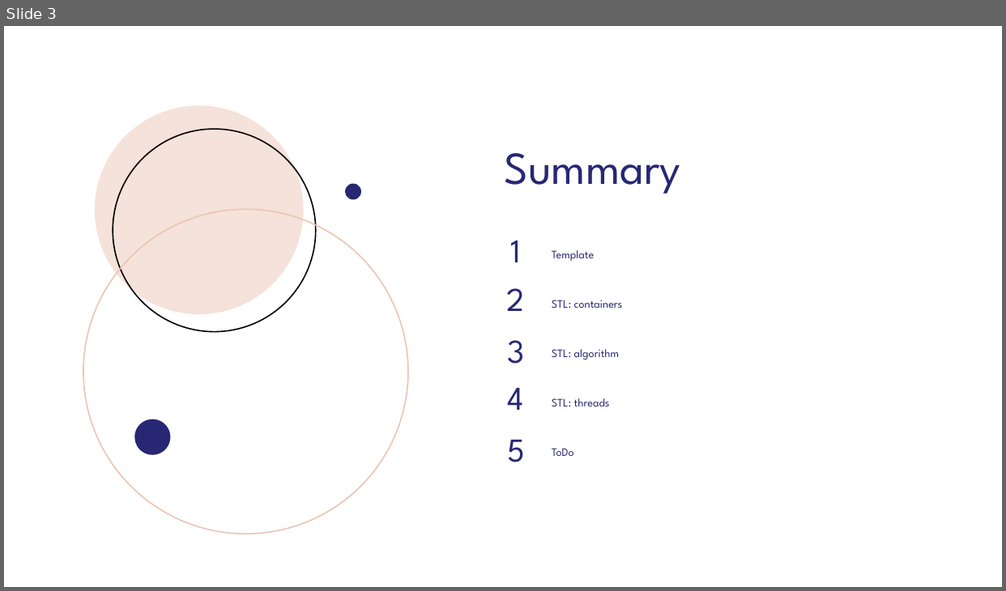
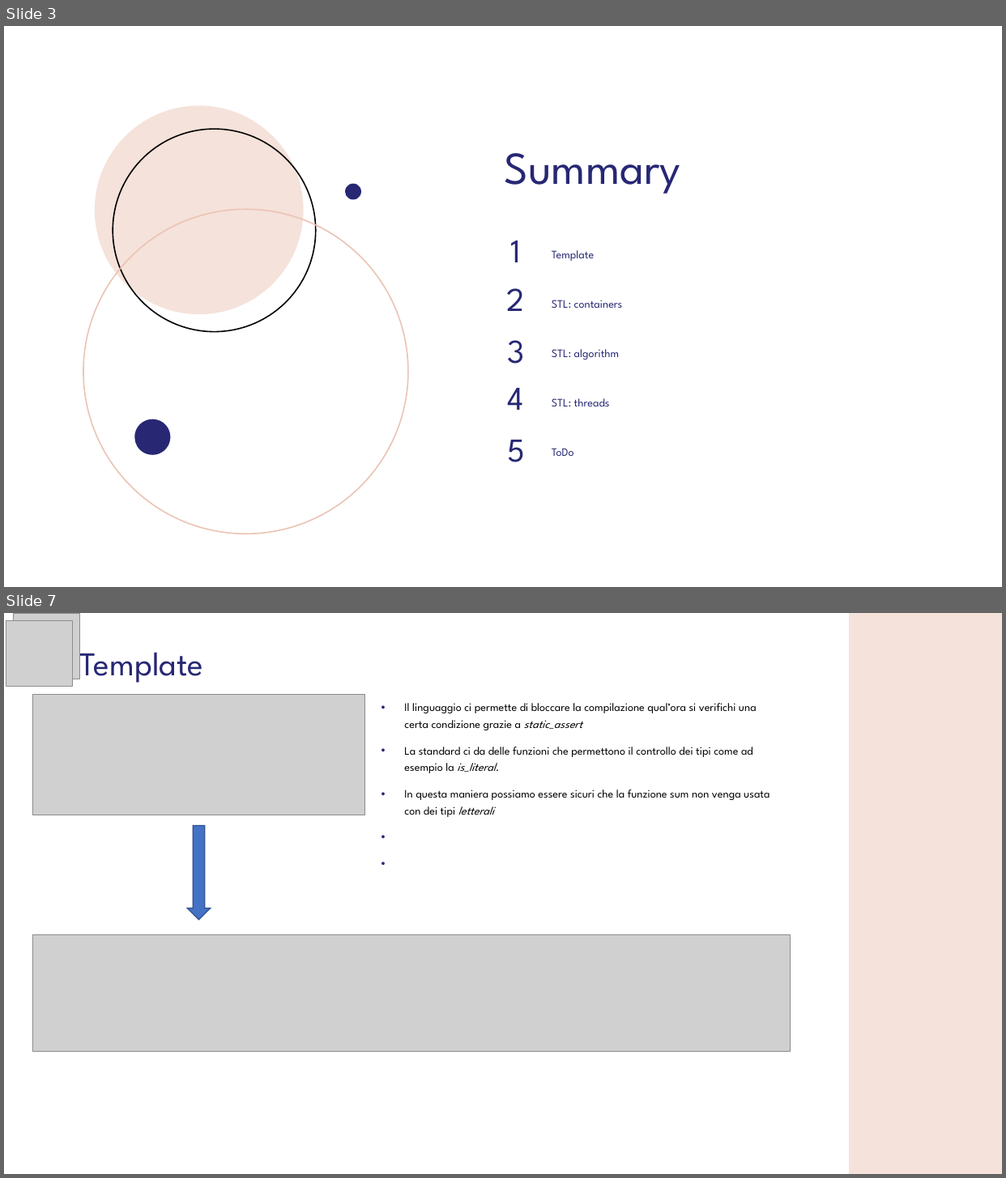
Before and after one commit to GMATZEU42/WS, a slide deck: WS04/WS_4.odp. Shown one above the other, each under a label of ours: slide 3 before the commit, slides 3 and 7 after it; the slides between them are not shown. The pictures are 1006x591 and 1006x1178 pixels, drawn with LibreOffice and Linux fonts; fonts in the diff are those of the drawing; grey boxes stand for pictures; background and template pictures are left out. Boxes give left, top, right and bottom in pixels: in the first picture for what was removed or moved away, otherwise in the second. Text is boxed around its words. In the diff, an @@ line names an element or a change of style, - is before the commit and + after.

```diff
--- a/WS04/WS_4.odp
+++ b/WS04/WS_4.odp
@@ slide 7 added at (4, 613, 1002, 1174), background #FFFFFF @@
@@ picture added at (6, 620, 73, 687) @@
@@ picture added at (14, 613, 80, 679) @@
@@ freeform shape added at (849, 613, 1002, 1174), fill #F5E2DA @@
@@ title added at (80, 652, 203, 683), 32 pt, text #272774 @@
+Template
@@ picture added at (32, 694, 364, 815) @@
@@ text added at (404, 703, 769, 817), 11 pt, text #000000 @@
+• Il linguaggio ci permette di bloccare la compilazione qual’ora si verifichi una certa condizione grazie a static_assert
+• La standard ci da delle funzioni che permettono il controllo dei tipi come ad esempio la is_literal.
+• In questa maniera possiamo essere sicuri che la funzione sum non venga usata con dei tipi letterali
@@ freeform shape added at (187, 825, 211, 920), fill #4472C4, outline #2F528F 0.99 pt @@
@@ picture added at (32, 935, 790, 1052) @@
```
Also in this commit, not shown: 3 slides changed, 3 other slides added, 4 slides removed.
